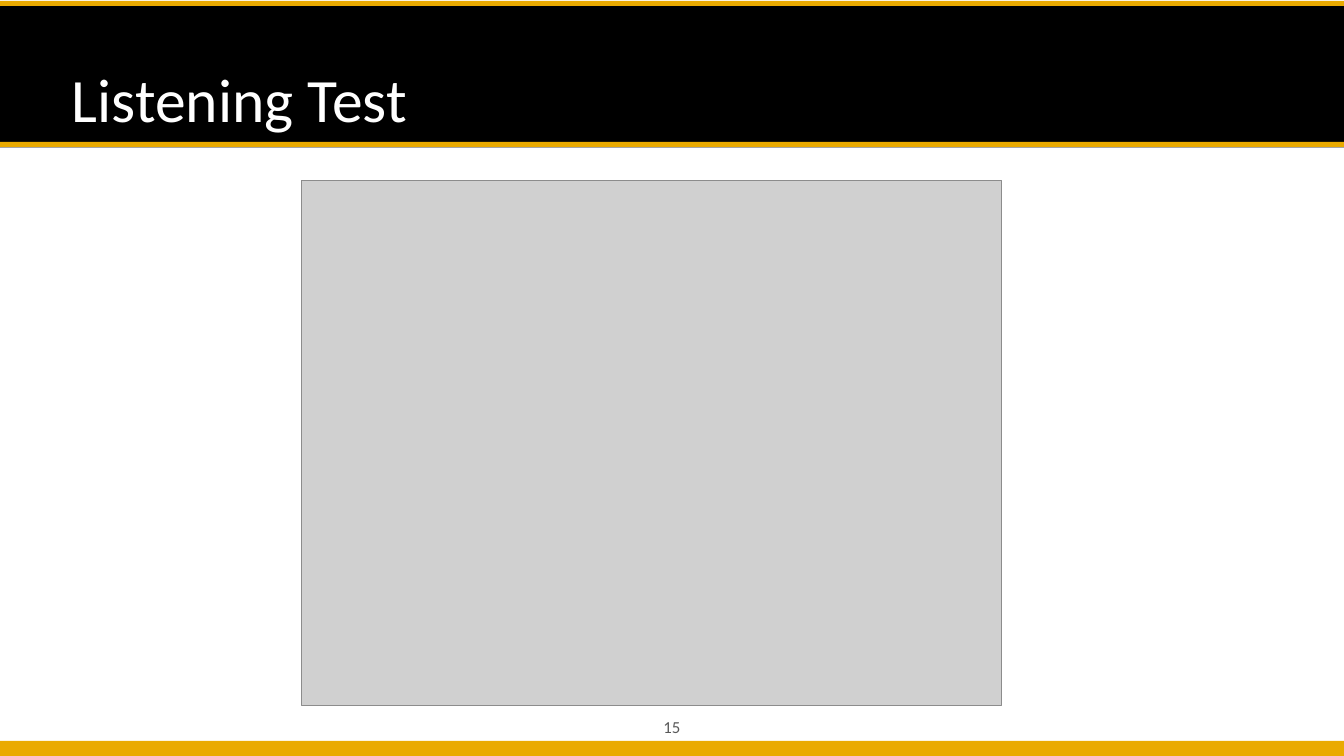
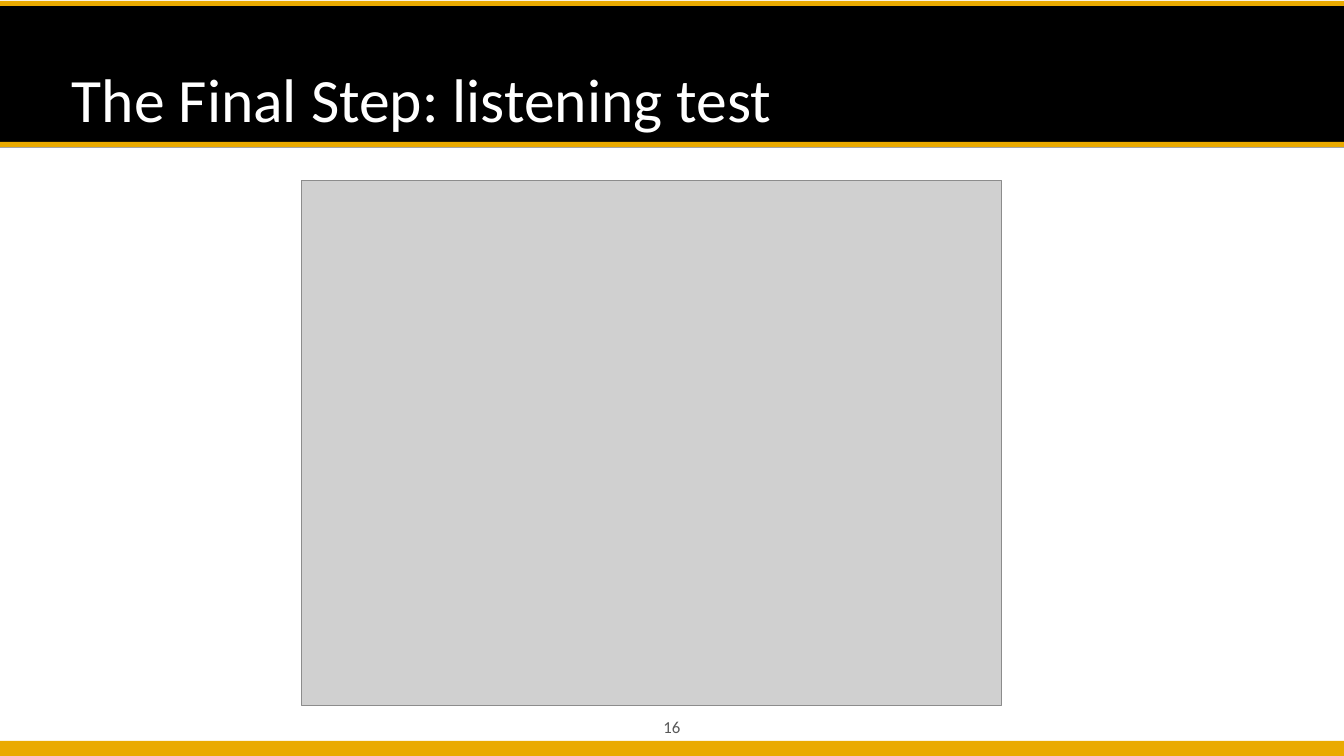
Before and after one commit to likelian/Lab_spring2022, a slide deck: slide 16 of doc/PPT_final/ Automatic Mixing.pptx (slide 15 before the commit). Drawn at 1344x756 pixels with LibreOffice and Linux fonts; fonts in the diff are those of the drawing; grey boxes stand for pictures; background and template pictures are left out. Boxes give left, top, right and bottom in pixels: in the first picture for what was removed or moved away, otherwise in the second. Text is boxed around its words. In the diff, an @@ line names an element or a change of style, - is before the commit and + after.

```diff
--- a/doc/PPT_final/ Automatic Mixing.pptx
+++ b/doc/PPT_final/ Automatic Mixing.pptx
@@ title at (72, 79, 771, 133): text changed @@
-Listening Test
+The Final Step: listening test
@@ page number at (663, 721, 680, 733): text changed @@
-15
+16
```
Also in this commit, not shown: 6 other slides changed, 2 slides added, 1 slide removed, 8 other files.
